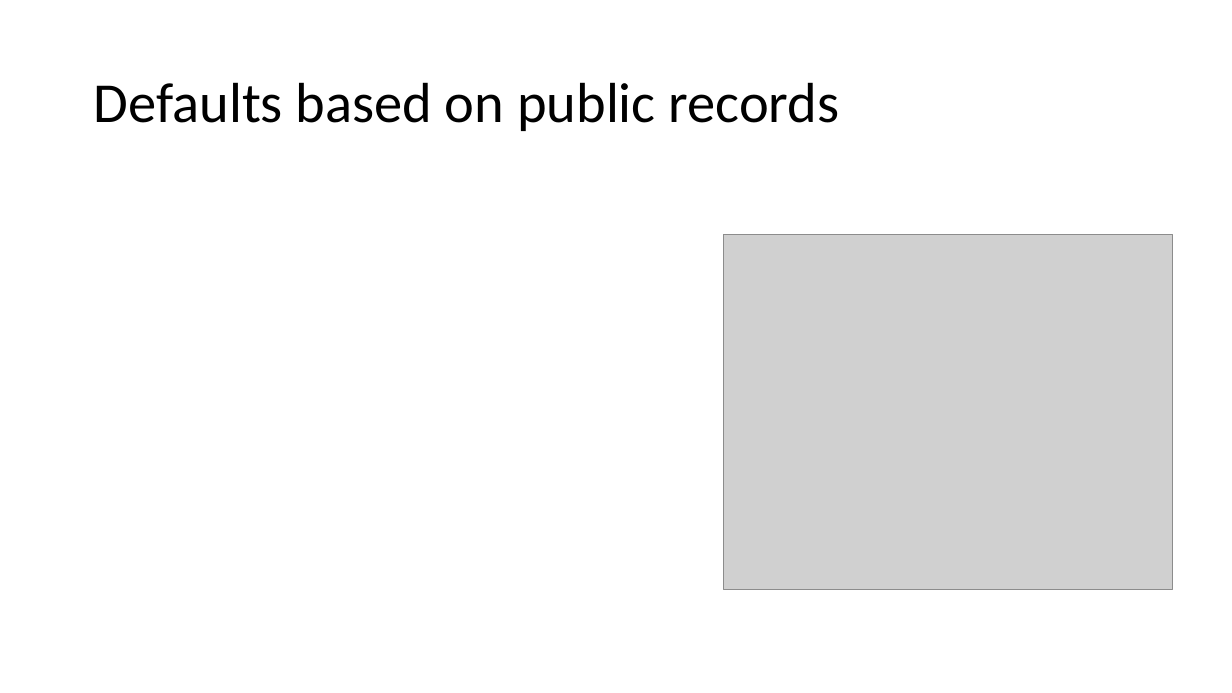
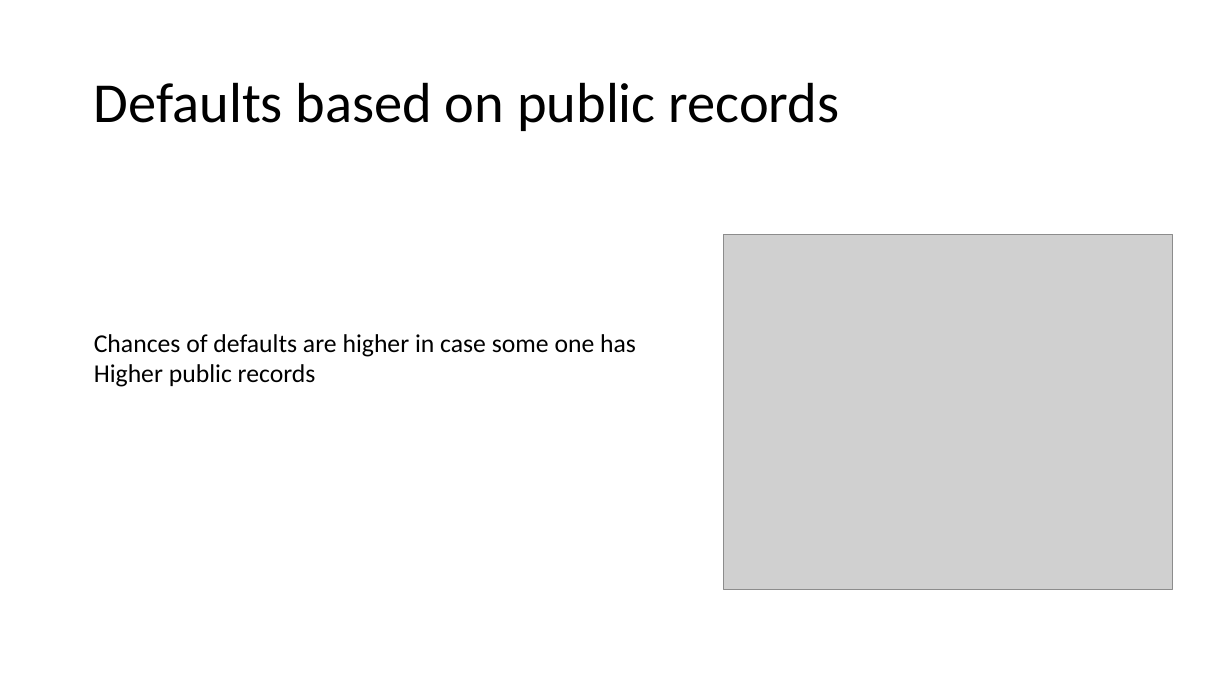
Before and after one commit to maheshh22/LendingClub, a slide deck: slide 12 of LendingCaseStudy.pptx. Drawn at 1232x693 pixels with LibreOffice and Linux fonts; fonts in the diff are those of the drawing; grey boxes stand for pictures. Boxes give left, top, right and bottom in pixels: in the first picture for what was removed or moved away, otherwise in the second. Text is boxed around its words. In the diff, an @@ line names an element or a change of style, - is before the commit and + after.

```diff
--- a/LendingCaseStudy.pptx
+++ b/LendingCaseStudy.pptx
@@ text added at <box>94,334,636,387</box>, 20 pt, text #000000 @@
+Chances of defaults are higher in case some one has
+Higher public records
```
Also in this commit, not shown: 11 other slides changed, 3 slides added, 1 slide removed.
